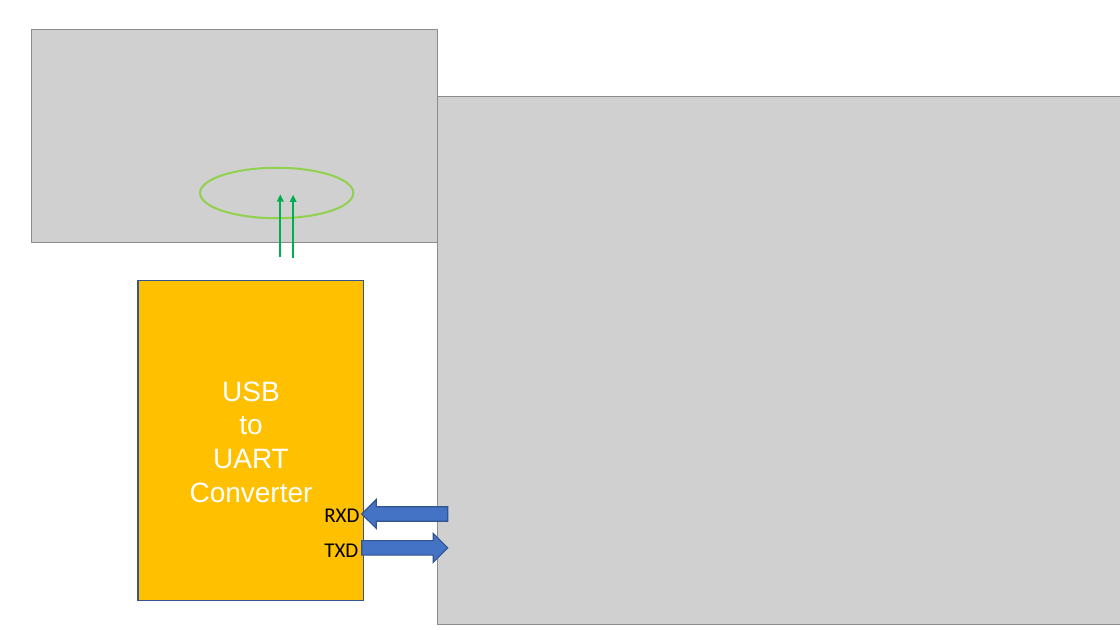
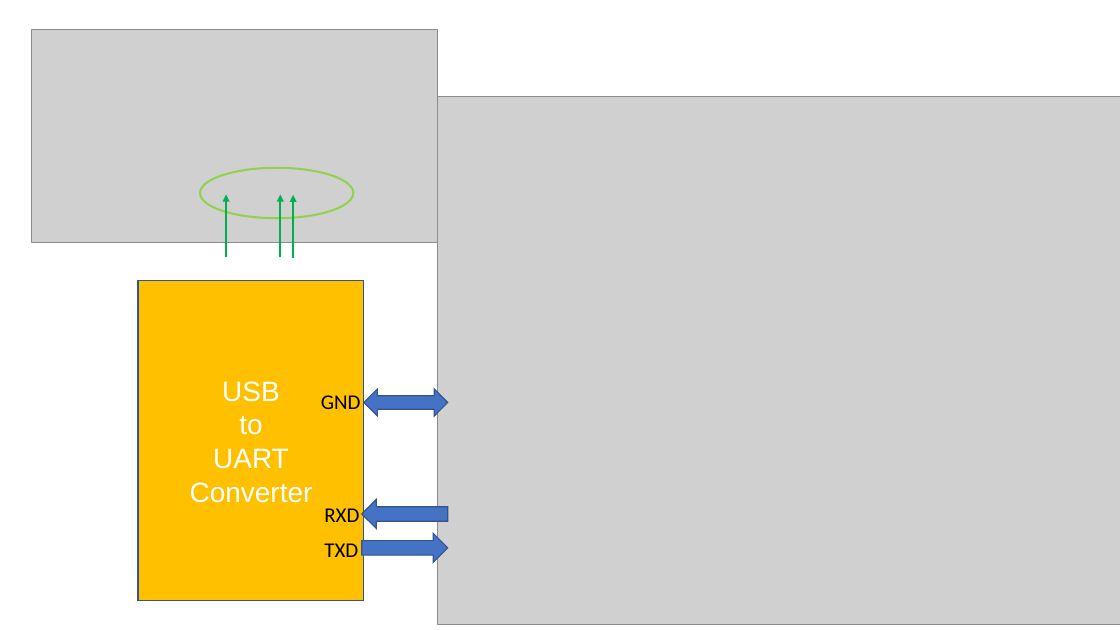
Before and after one commit to MicrochipTech/AzureDemo_AnyCloud, a slide deck: slide 1 of media/WBZ451-IoT_J402.pptx. Drawn at 1120x630 pixels with LibreOffice and Linux fonts; fonts in the diff are those of the drawing; grey boxes stand for pictures. Boxes give left, top, right and bottom in pixels: in the first picture for what was removed or moved away, otherwise in the second. Text is boxed around its words. In the diff, an @@ line names an element or a change of style, - is before the commit and + after.

```diff
--- a/media/WBZ451-IoT_J402.pptx
+++ b/media/WBZ451-IoT_J402.pptx
@@ arrow added from (226, 257) to (226, 195), #00B050 2 pt @@
@@ left right arrow added at <box>364,389,448,416</box>, fill #4472C4, outline #325491 1 pt @@
@@ text added at <box>321,395,361,409</box>, 18 pt, text #000000 @@
+GND
```
Also in this commit, not shown: 6 other files.
